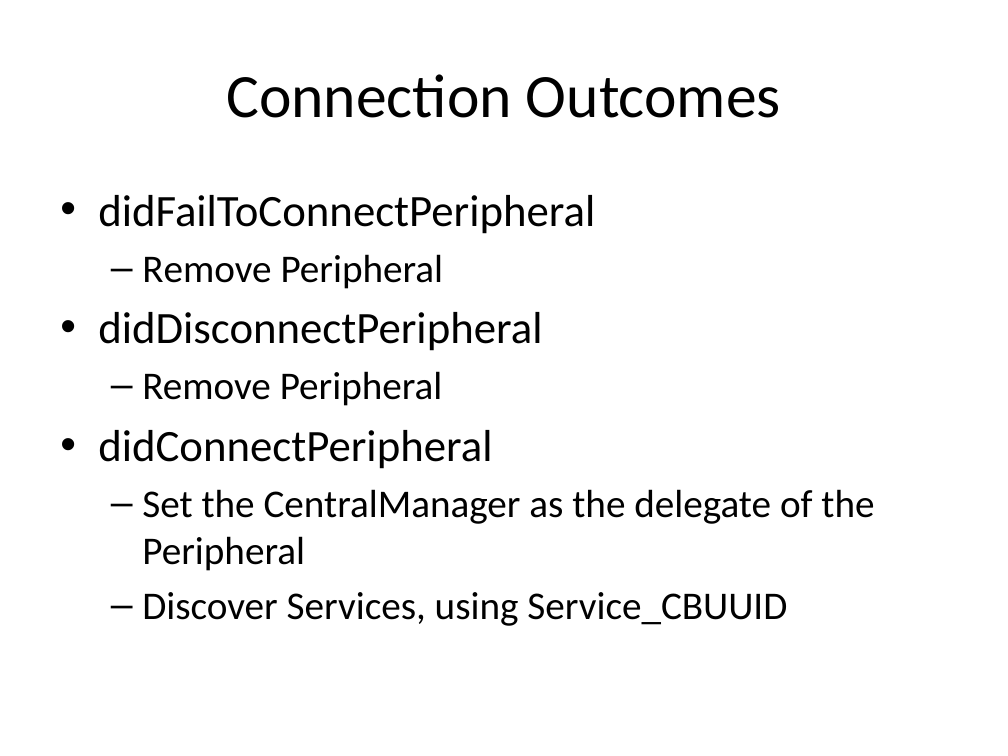
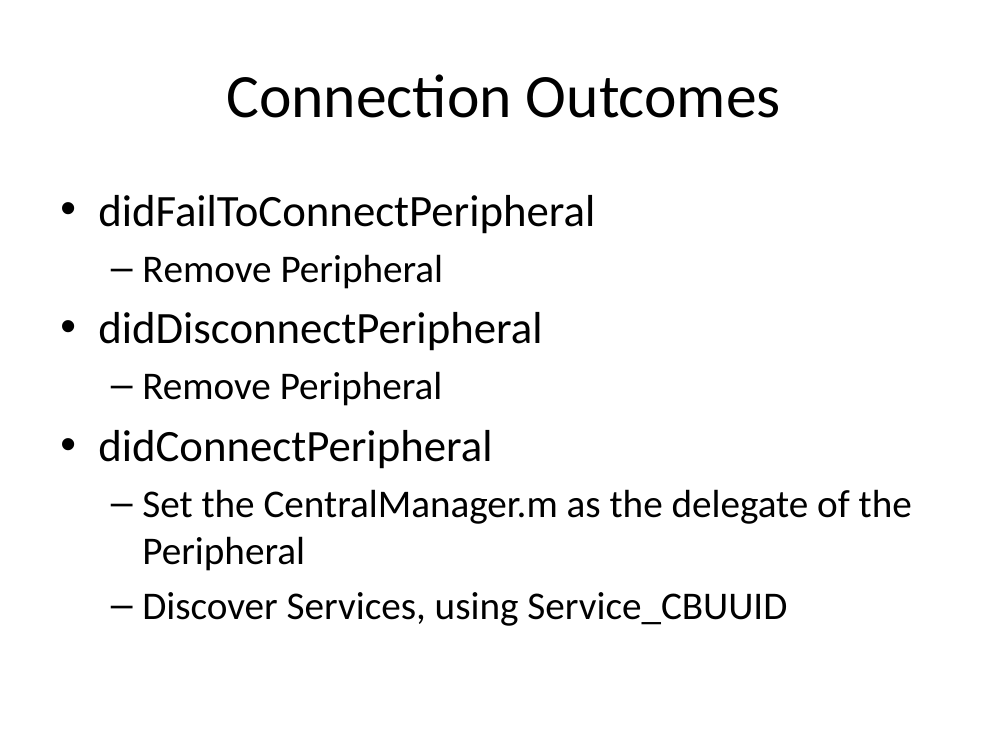
Before and after one commit to a34729t/SimpleCentral, a slide deck: slide 22 of Lecture.pptx. Drawn at 1008x756 pixels with LibreOffice and Linux fonts; fonts in the diff are those of the drawing. Boxes give left, top, right and bottom in pixels: in the first picture for what was removed or moved away, otherwise in the second. Text is boxed around its words. In the diff, an @@ line names an element or a change of style, - is before the commit and + after.

```diff
--- a/Lecture.pptx
+++ b/Lecture.pptx
@@ text at [142,489,912,571]: text changed @@
-  – Set the CentralManager as the delegate of the Peripheral
+  – Set the CentralManager.m as the delegate of the Peripheral
```
Also in this commit, not shown: 6 other slides changed.
